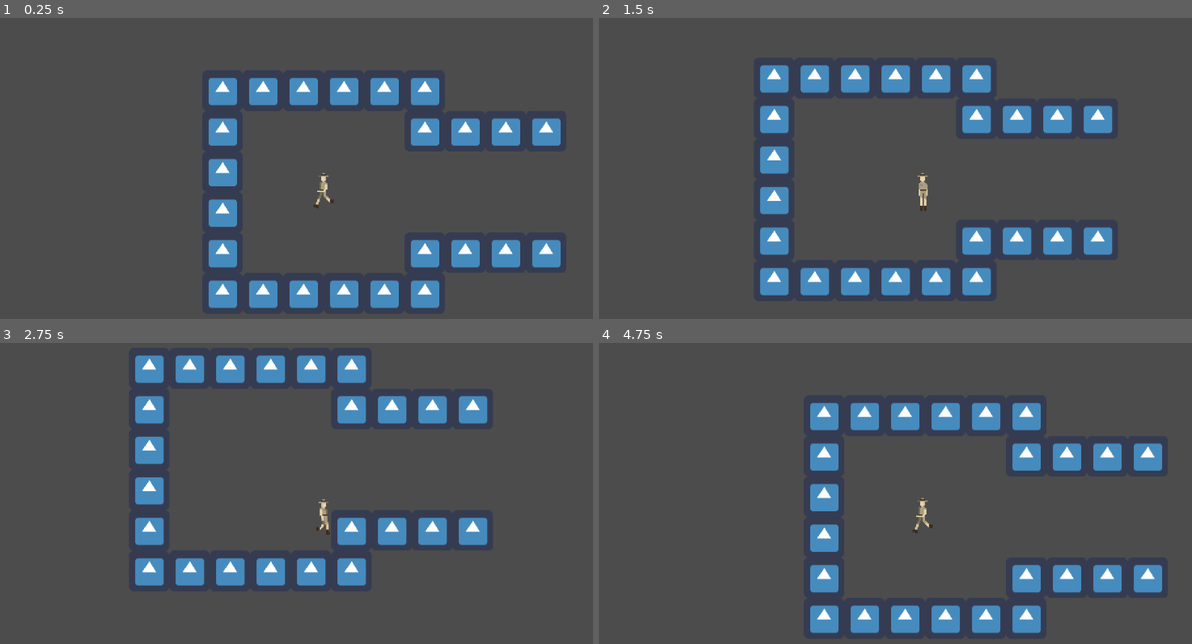
Above: before the commit, frames 1-4 (two rows, left to right).
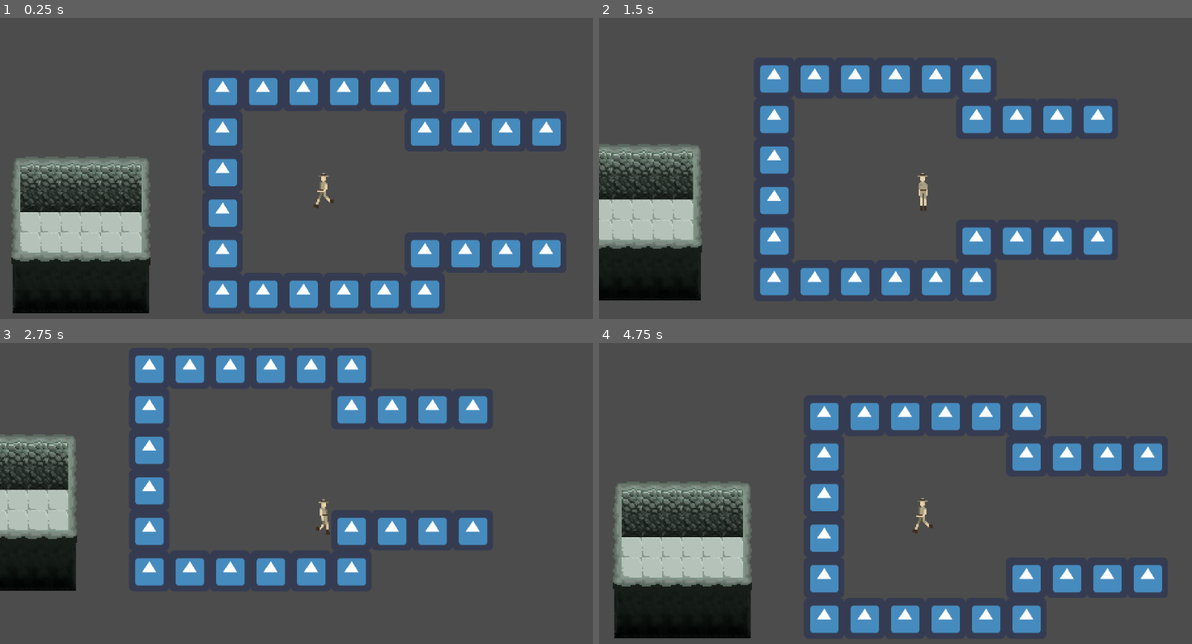
Above: after the commit, the same moments.

Repository: mirogon/Archaeology
Game: Godot game, scene res://Scenes/Main.tscn
Two runs of this game, one before a commit and one after it. Both use one fixed random seed, a clock stepped at 60 frames per second and the inputs below. The engine's default icon, where the game draws it, is replaced by a stand-in: a white triangle on a blue panel in a dark square.
Inputs:
- Up to frame 1 (0.25 s): no input
- Up to frame 2 (1.5 s): tap Enter at 0.5 s; hold Right (ui_right) 0.53-1.28 s; hold Down (ui_down) from 1.28 s (still down)
- Up to frame 3 (2.75 s): release Down (ui_down) at 2.03 s; hold Right (ui_right) from 2.03 s (still down)
- Up to frame 4 (4.75 s): tap Space at 2.75 s; release Right (ui_right) at 2.78 s; hold Up (ui_up) 2.78-3.53 s; hold Left (ui_left) from 3.53 s (still down)

The runs differ from the first frame. In frame 1, 11% of the frame differs, in the area x 1-26%, y 46-99%; in frame 2, 8.2%; in frame 3, 6.1%; in frame 4, 11%, in the area x 2-26%, y 46-99%.

Commit message:
added a tilemap(cave)

Diff:
--- a/Scenes/Main.tscn
+++ b/Scenes/Main.tscn
@@ -1,12 +1,65 @@
-[gd_scene load_steps=24 format=2]
+[gd_scene load_steps=26 format=2]
 
 [ext_resource path="res://Scripts/Player.gd" type="Script" id=1]
 [ext_resource path="res://Scenes/Test.tscn" type="PackedScene" id=2]
 [ext_resource path="res://Asstes/Character/Character_WalkC.png" type="Texture" id=3]
+[ext_resource path="res://Asstes/Environment/Cave_1.2.png" type="Texture" id=4]
 
 [sub_resource type="RectangleShape2D" id=21]
 extents = Vector2( 12, 29.5 )
 
+[sub_resource type="AtlasTexture" id=36]
+atlas = ExtResource( 3 )
+region = Rect2( 0, 64, 16, 32 )
+
+[sub_resource type="AtlasTexture" id=37]
+atlas = ExtResource( 3 )
+region = Rect2( 16, 64, 16, 32 )
+
+[sub_resource type="AtlasTexture" id=38]
+atlas = ExtResource( 3 )
+region = Rect2( 32, 64, 16, 32 )
+
+[sub_resource type="AtlasTexture" id=39]
+atlas = ExtResource( 3 )
+region = Rect2( 48, 64, 16, 32 )
+
+[sub_resource type="AtlasTexture" id=40]
+atlas = ExtResource( 3 )
+region = Rect2( 64, 64, 16, 32 )
+
+[sub_resource type="AtlasTexture" id=41]
+atlas = ExtResource( 3 )
+region = Rect2( 0, 0, 16, 32 )
+
+[sub_resource type="AtlasTexture" id=42]
+atlas = ExtResource( 3 )
+region = Rect2( 16, 0, 16, 32 )
+
+[sub_resource type="AtlasTexture" id=43]
+atlas = ExtResource( 3 )
+region = Rect2( 32, 0, 16, 32 )
+
+[sub_resource type="AtlasTexture" id=44]
+atlas = ExtResource( 3 )
+region = Rect2( 48, 0, 16, 32 )
+
+[sub_resource type="AtlasTexture" id=32]
+atlas = ExtResource( 3 )
+region = Rect2( 0, 32, 16, 32 )
+
+[sub_resource type="AtlasTexture" id=33]
+atlas = ExtResource( 3 )
+region = Rect2( 16, 32, 16, 32 )
+
+[sub_resource type="AtlasTexture" id=34]
+atlas = ExtResource( 3 )
+region = Rect2( 32, 32, 16, 32 )
+
+[sub_resource type="AtlasTexture" id=35]
+atlas = ExtResource( 3 )
+region = Rect2( 48, 32, 16, 32 )
+
 [sub_resource type="AtlasTexture" id=27]
 atlas = ExtResource( 3 )
 region = Rect2( 0, 96, 16, 32 )
@@ -26,64 +79,17 @@
 [sub_resource type="AtlasTexture" id=31]
 atlas = ExtResource( 3 )
 region = Rect2( 64, 96, 16, 32 )
-
-[sub_resource type="AtlasTexture" id=32]
-atlas = ExtResource( 3 )
-region = Rect2( 0, 32, 16, 32 )
-
-[sub_resource type="AtlasTexture" id=33]
-atlas = ExtResource( 3 )
-region = Rect2( 16, 32, 16, 32 )
-
-[sub_resource type="AtlasTexture" id=34]
-atlas = ExtResource( 3 )
-region = Rect2( 32, 32, 16, 32 )
-
-[sub_resource type="AtlasTexture" id=35]
-atlas = ExtResource( 3 )
-region = Rect2( 48, 32, 16, 32 )
-
-[sub_resource type="AtlasTexture" id=36]
-atlas = ExtResource( 3 )
-region = Rect2( 0, 64, 16, 32 )
-
-[sub_resource type="AtlasTexture" id=37]
-atlas = ExtResource( 3 )
-region = Rect2( 16, 64, 16, 32 )
-
-[sub_resource type="AtlasTexture" id=38]
-atlas = ExtResource( 3 )
-region = Rect2( 32, 64, 16, 32 )
-
-[sub_resource type="AtlasTexture" id=39]
-atlas = ExtResource( 3 )
-region = Rect2( 48, 64, 16, 32 )
-
-[sub_resource type="AtlasTexture" id=40]
-atlas = ExtResource( 3 )
-region = Rect2( 64, 64, 16, 32 )
-
-[sub_resource type="AtlasTexture" id=41]
-atlas = ExtResource( 3 )
-region = Rect2( 0, 0, 16, 32 )
-
-[sub_resource type="AtlasTexture" id=42]
-atlas = ExtResource( 3 )
-region = Rect2( 16, 0, 16, 32 )
-
-[sub_resource type="AtlasTexture" id=43]
-atlas = ExtResource( 3 )
-region = Rect2( 32, 0, 16, 32 )
-
-[sub_resource type="AtlasTexture" id=44]
-atlas = ExtResource( 3 )
-region = Rect2( 48, 0, 16, 32 )
 
 [sub_resource type="SpriteFrames" id=26]
 animations = [ {
-"frames": [ SubResource( 27 ), SubResource( 28 ), SubResource( 29 ), SubResource( 30 ), SubResource( 31 ) ],
-"loop": true,
-"name": "Walk_Left",
+"frames": [ SubResource( 36 ), SubResource( 37 ), SubResource( 38 ), SubResource( 39 ), SubResource( 40 ) ],
+"loop": true,
+"name": "Walk_Right",
+"speed": 5.0
+}, {
+"frames": [ SubResource( 41 ), SubResource( 42 ), SubResource( 43 ), SubResource( 44 ) ],
+"loop": true,
+"name": "Walk_Up",
 "speed": 5.0
 }, {
 "frames": [ SubResource( 32 ), SubResource( 33 ), SubResource( 34 ), SubResource( 35 ) ],
@@ -91,16 +97,139 @@
 "name": "Walk_Down",
 "speed": 5.0
 }, {
-"frames": [ SubResource( 36 ), SubResource( 37 ), SubResource( 38 ), SubResource( 39 ), SubResource( 40 ) ],
-"loop": true,
-"name": "Walk_Right",
-"speed": 5.0
-}, {
-"frames": [ SubResource( 41 ), SubResource( 42 ), SubResource( 43 ), SubResource( 44 ) ],
-"loop": true,
-"name": "Walk_Up",
+"frames": [ SubResource( 27 ), SubResource( 28 ), SubResource( 29 ), SubResource( 30 ), SubResource( 31 ) ],
+"loop": true,
+"name": "Walk_Left",
 "speed": 5.0
 } ]
+
+[sub_resource type="TileSet" id=45]
+0/name = "Cave_1.2.png 0"
+0/texture = ExtResource( 4 )
+0/tex_offset = Vector2( 0, 0 )
+0/modulate = Color( 1, 1, 1, 1 )
+0/region = Rect2( 32, 0, 32, 96 )
+0/tile_mode = 0
+0/occluder_offset = Vector2( 0, 0 )
+0/navigation_offset = Vector2( 0, 0 )
+0/shape_offset = Vector2( 0, 0 )
+0/shape_transform = Transform2D( 1, 0, 0, 1, 0, 0 )
+0/shape_one_way = false
+0/shape_one_way_margin = 0.0
+0/shapes = [  ]
+0/z_index = 0
+1/name = "Cave_1.2.png 1"
+1/texture = ExtResource( 4 )
+1/tex_offset = Vector2( 0, 0 )
+1/modulate = Color( 1, 1, 1, 1 )
+1/region = Rect2( 0, 0, 64, 96 )
+1/tile_mode = 0
+1/occluder_offset = Vector2( 0, 0 )
+1/navigation_offset = Vector2( 0, 0 )
+1/shape_offset = Vector2( 0, 0 )
+1/shape_transform = Transform2D( 1, 0, 0, 1, 0, 0 )
+1/shape_one_way = false
+1/shape_one_way_margin = 0.0
+1/shapes = [  ]
+1/z_index = 0
+2/name = "Cave_1.2.png 2"
+2/texture = ExtResource( 4 )
+2/tex_offset = Vector2( 0, 0 )
+2/modulate = Color( 1, 1, 1, 1 )
+2/region = Rect2( 32, 96, 32, 32 )
+2/tile_mode = 0
+2/occluder_offset = Vector2( 0, 0 )
+2/navigation_offset = Vector2( 0, 0 )
+2/shape_offset = Vector2( 0, 0 )
+2/shape_transform = Transform2D( 1, 0, 0, 1, 0, 0 )
+2/shape_one_way = false
+2/shape_one_way_margin = 0.0
+2/shapes = [  ]
+2/z_index = 0
+3/name = "Cave_1.2.png 3"
+3/texture = ExtResource( 4 )
+3/tex_offset = Vector2( 0, 0 )
+3/modulate = Color( 1, 1, 1, 1 )
+3/region = Rect2( 32, 0, 64, 96 )
+3/tile_mode = 0
+3/occluder_offset = Vector2( 0, 0 )
+3/navigation_offset = Vector2( 0, 0 )
+3/shape_offset = Vector2( 0, 0 )
+3/shape_transform = Transform2D( 1, 0, 0, 1, 0, 0 )
+3/shape_one_way = false
+3/shape_one_way_margin = 0.0
+3/shapes = [  ]
+3/z_index = 0
+4/name = "Cave_1.2.png 4"
+4/texture = ExtResource( 4 )
+4/tex_offset = Vector2( 0, 0 )
+4/modulate = Color( 1, 1, 1, 1 )
+4/region = Rect2( 0, 96, 32, 32 )
+4/tile_mode = 0
+4/occluder_offset = Vector2( 0, 0 )
+4/navigation_offset = Vector2( 0, 0 )
+4/shape_offset = Vector2( 0, 0 )
+4/shape_transform = Transform2D( 1, 0, 0, 1, 0, 0 )
+4/shape_one_way = false
+4/shape_one_way_margin = 0.0
+4/shapes = [  ]
+4/z_index = 0
+5/name = "Cave_1.2.png 5"
+5/texture = ExtResource( 4 )
+5/tex_offset = Vector2( 0, 0 )
+5/modulate = Color( 1, 1, 1, 1 )
+5/region = Rect2( 64, 96, 32, 32 )
+5/tile_mode = 0
+5/occluder_offset = Vector2( 0, 0 )
+5/navigation_offset = Vector2( 0, 0 )
+5/shape_offset = Vector2( 0, 0 )
+5/shape_transform = Transform2D( 1, 0, 0, 1, 0, 0 )
+5/shape_one_way = false
+5/shape_one_way_margin = 0.0
+5/shapes = [  ]
+5/z_index = 0
+6/name = "Cave_1.2.png 6"
+6/texture = ExtResource( 4 )
+6/tex_offset = Vector2( 0, 0 )
+6/modulate = Color( 1, 1, 1, 1 )
+6/region = Rect2( 32, 128, 32, 96 )
+6/tile_mode = 0
+6/occluder_offset = Vector2( 0, 0 )
+6/navigation_offset = Vector2( 0, 0 )
+6/shape_offset = Vector2( 0, 0 )
+6/shape_transform = Transform2D( 1, 0, 0, 1, 0, 0 )
+6/shape_one_way = false
+6/shape_one_way_margin = 0.0
+6/shapes = [  ]
+6/z_index = 0
+7/name = "Cave_1.2.png 7"
+7/texture = ExtResource( 4 )
+7/tex_offset = Vector2( 0, 0 )
+7/modulate = Color( 1, 1, 1, 1 )
+7/region = Rect2( 0, 128, 32, 96 )
+7/tile_mode = 0
+7/occluder_offset = Vector2( 0, 0 )
+7/navigation_offset = Vector2( 0, 0 )
+7/shape_offset = Vector2( 0, 0 )
+7/shape_transform = Transform2D( 1, 0, 0, 1, 0, 0 )
+7/shape_one_way = false
+7/shape_one_way_margin = 0.0
+7/shapes = [  ]
+7/z_index = 0
+8/name = "Cave_1.2.png 8"
+8/texture = ExtResource( 4 )
+8/tex_offset = Vector2( 0, 0 )
+8/modulate = Color( 1, 1, 1, 1 )
+8/region = Rect2( 64, 128, 32, 96 )
+8/tile_mode = 0
+8/occluder_offset = Vector2( 0, 0 )
+8/navigation_offset = Vector2( 0, 0 )
+8/shape_offset = Vector2( 0, 0 )
+8/shape_transform = Transform2D( 1, 0, 0, 1, 0, 0 )
+8/shape_one_way = false
+8/shape_one_way_margin = 0.0
+8/shapes = [  ]
+8/z_index = 0
 
 [node name="Main" type="Node2D"]
 
@@ -122,5 +251,10 @@
 scale = Vector2( 2, 2 )
 frames = SubResource( 26 )
 animation = "Walk_Left"
-frame = 4
 playing = true
+
+[node name="TileMap" type="TileMap" parent="."]
+tile_set = SubResource( 45 )
+cell_size = Vector2( 32, 32 )
+format = 1
+tile_data = PoolIntArray( -65552, 1, 0, -65550, 0, 0, -65549, 0, 0, -65548, 0, 0, -65547, 0, 0, -65546, 3, 0, 131056, 4, 0, 131057, 2, 0, 131058, 2, 0, 131059, 2, 0, 131060, 2, 0, 131061, 2, 0, 131062, 2, 0, 131063, 5, 0, 196592, 4, 0, 196593, 2, 0, 196594, 2, 0, 196595, 2, 0, 196596, 2, 0, 196597, 2, 0, 196598, 2, 0, 196599, 5, 0, 262128, 7, 0, 262129, 6, 0, 262130, 6, 0, 262131, 6, 0, 262132, 6, 0, 262133, 6, 0, 262134, 6, 0, 262135, 8, 0 )
Binary file added: Asstes/Environment/Cave_1.2.png
Not shown, added: Asstes/Environment/Cave_1.2.png.import
